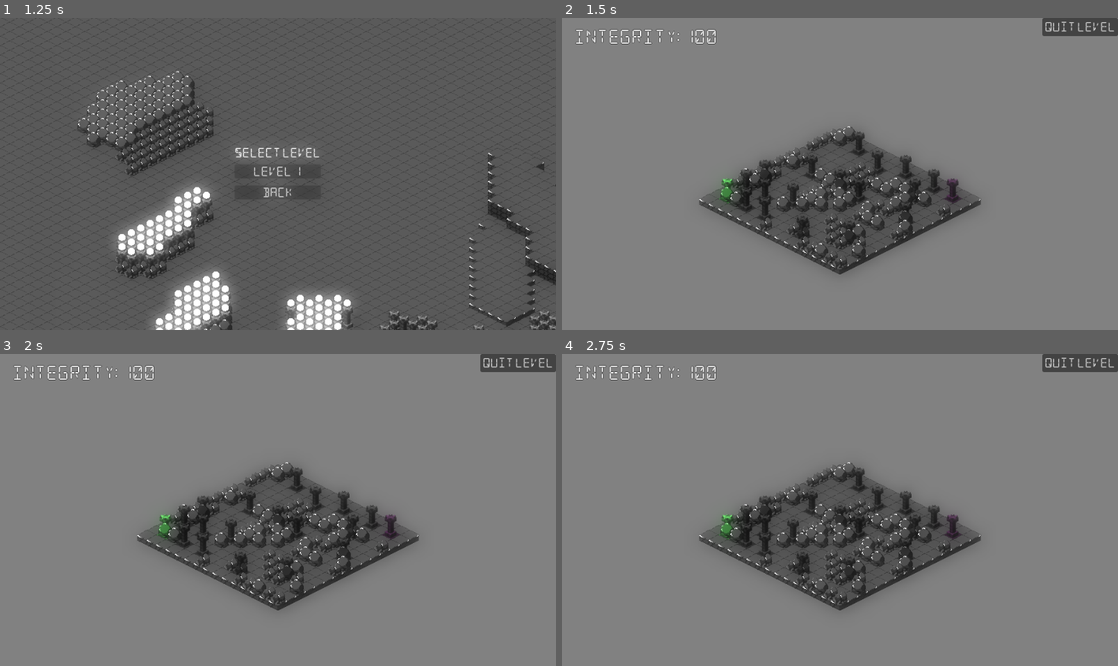
Above: before the commit, frames 1-4 (two rows, left to right).
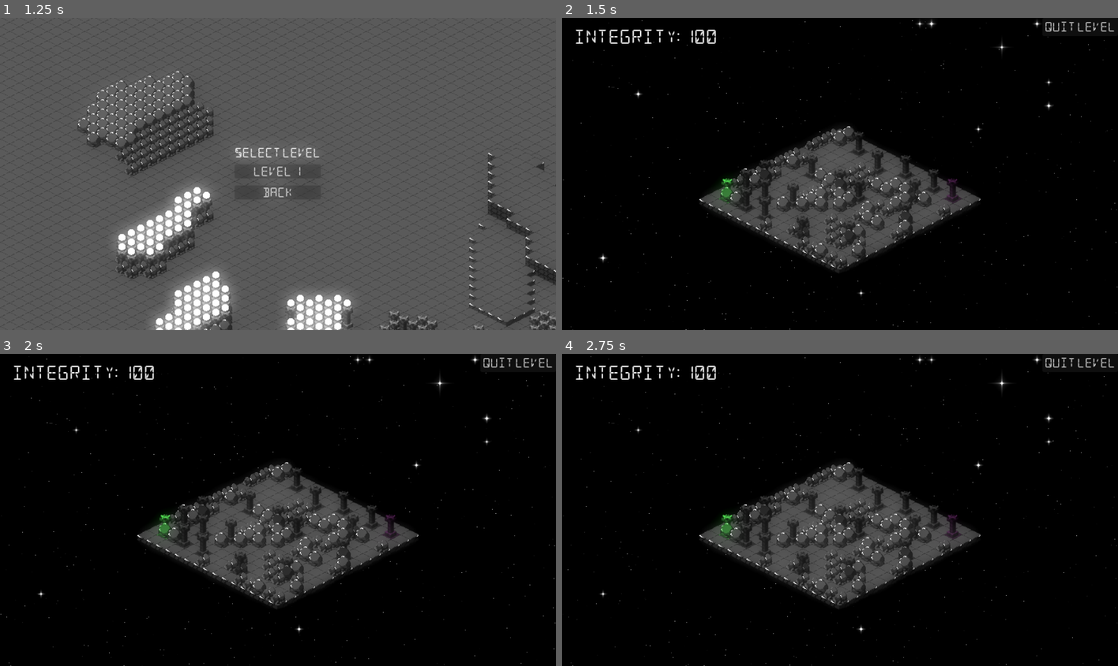
Above: after the commit, the same moments.

Repository: Ty1rl/Signal
Game: Godot game, scene res://menus/main_menu.tscn
The game is run twice, just before and just after one commit, with the same random seed, the same clock (stepped at 60 frames per second) and the same inputs.
Inputs (mouse positions are in pixels of both pictures, inside the frame that each line leads up to):
- Up to frame 1 (1.25 s): click "Play" at 0.5 s
- Up to frame 2 (1.5 s): click "Level 1" at 1.25 s
- Up to frame 3 (2 s): no input
- Up to frame 4 (2.75 s): move the mouse to (962, 494) at 2.02 s; click (962, 494) at 2.17 s

Frame 1 is identical in both runs. In frame 2, 88% of the frame differs, in the area x 0-100%, y 0-100%; in frame 3, 88%; in frame 4, 88%.

Commit message:
Add star background

Diff:
--- /dev/null
+++ b/assets/stars.gdshader
@@ -0,0 +1,59 @@
+shader_type canvas_item;
+
+uniform vec4 bg_color: source_color;
+uniform vec2 offset;
+uniform float bigStarSlow = 2.0;
+uniform float mediumStarSlow = 6.0;
+uniform float smallStarSlow = 8.0;
+
+uniform float smallStarAmount = 0.002;
+uniform float mediumStarAmount = 0.01;
+uniform float bigStarAmount = 0.02;
+
+float rand(vec2 st) {
+    return fract(sin(dot(st.xy, vec2(12.9898,78.233))) * 43758.5453123);
+}
+
+void fragment() {
+	vec2 normCoordBig = FRAGCOORD.xy+floor(offset/bigStarSlow);
+	vec2 normCoordMedium = FRAGCOORD.xy+floor(offset/mediumStarSlow);
+	vec2 normCoordSmall = FRAGCOORD.xy+floor(offset/smallStarSlow);
+
+	float color = 0.0;
+
+	float size = 20.0;
+	float prob = 1.0-mediumStarAmount;
+	vec2 pos = floor(1.0 / size * normCoordMedium);
+	float starValue = rand(pos);
+
+	// Draw medium Stars
+	if (starValue > prob)
+	{
+		vec2 center = size * pos + vec2(size, size) * 0.5;
+		float t = 0.9 + 0.2 * sin(TIME * 8.0 + (starValue - prob) / (1.0 - prob) * 45.0);
+		color = 1.0 - distance(normCoordMedium.xy, center) / (0.5 * size);
+		color = color * t / (abs(normCoordMedium.y - center.y)) * t / (abs(normCoordMedium.x - center.x));
+	}
+
+	// Draw Big stars
+	size = 100.0;
+	prob = 1.0-bigStarAmount;
+	pos = floor(1.0 / size * normCoordBig);
+	starValue = rand(pos);
+
+	if (starValue > prob)
+	{
+		vec2 center = size * pos + vec2(size, size) * 0.5;
+		float t = 0.9 + 0.2 * sin(TIME * 8.0 + (starValue - prob) / (1.0 - prob) * 45.0);
+		color = 1.0 - distance(normCoordBig.xy, center) / (0.5 * size);
+		color = color * t / (abs(normCoordBig.y - center.y)) * t / (abs(normCoordBig.x - center.x));
+	}
+
+	// Draw Small stars
+	if (rand(normCoordSmall / 20.0) > 1.0-smallStarAmount)
+	{
+		float r = rand(normCoordSmall);
+		color = r * (0.85 * sin(TIME * (r * 5.0) + 720.0 * r) + 0.95);
+	}
+	COLOR = vec4(vec3(color),color) + bg_color;
+}
--- a/levels/level_base.tscn
+++ b/levels/level_base.tscn
@@ -4,6 +4,7 @@
 [ext_resource type="Script" uid="uid://d1vhl1h1lt3yl" path="res://scripts/camera_2d.gd" id="2_cam"]
 [ext_resource type="PackedScene" uid="uid://dh1sknka87ugd" path="res://scenes/drawer.tscn" id="3_drawer"]
 [ext_resource type="Theme" uid="uid://bxe3oepesv06h" path="res://assets/ui/theme.tres" id="4_theme"]
+[ext_resource type="Shader" uid="uid://c3cdq37ua7yv7" path="res://assets/stars.gdshader" id="5_ep22m"]
 
 [sub_resource type="Environment" id="Environment_da5si"]
 background_mode = 3
@@ -11,9 +12,38 @@
 glow_intensity = 1.0
 glow_bloom = 1.0
 
+[sub_resource type="ShaderMaterial" id="ShaderMaterial_da5si"]
+shader = ExtResource("5_ep22m")
+shader_parameter/bg_color = Color(0, 0, 0, 1)
+shader_parameter/offset = Vector2(0, 0)
+shader_parameter/bigStarSlow = 2.0
+shader_parameter/mediumStarSlow = 6.0
+shader_parameter/smallStarSlow = 8.0
+shader_parameter/smallStarAmount = 0.002
+shader_parameter/mediumStarAmount = 0.01
+shader_parameter/bigStarAmount = 0.02
+
 [node name="LevelBase" type="Node2D" unique_id=836221922]
 y_sort_enabled = true
 script = ExtResource("1_base")
+
+[node name="WorldEnvironment" type="WorldEnvironment" parent="." unique_id=517772981]
+environment = SubResource("Environment_da5si")
+
+[node name="Background" type="ColorRect" parent="." unique_id=122182962]
+material = SubResource("ShaderMaterial_da5si")
+anchors_preset = 8
+anchor_left = 0.5
+anchor_top = 0.5
+anchor_right = 0.5
+anchor_bottom = 0.5
+offset_left = -4000.0
+offset_top = -2000.0
+offset_right = 4000.0
+offset_bottom = 2000.0
+grow_horizontal = 2
+grow_vertical = 2
+mouse_filter = 2
 
 [node name="Camera2D" type="Camera2D" parent="." unique_id=1705684684]
 position = Vector2(0, 60)
@@ -61,6 +91,3 @@
 theme_override_constants/outline_size = 2
 theme_override_font_sizes/font_size = 24
 text = "Integrity: 100"
-
-[node name="WorldEnvironment" type="WorldEnvironment" parent="." unique_id=517772981]
-environment = SubResource("Environment_da5si")
Not shown, added: assets/stars.gdshader.uid
